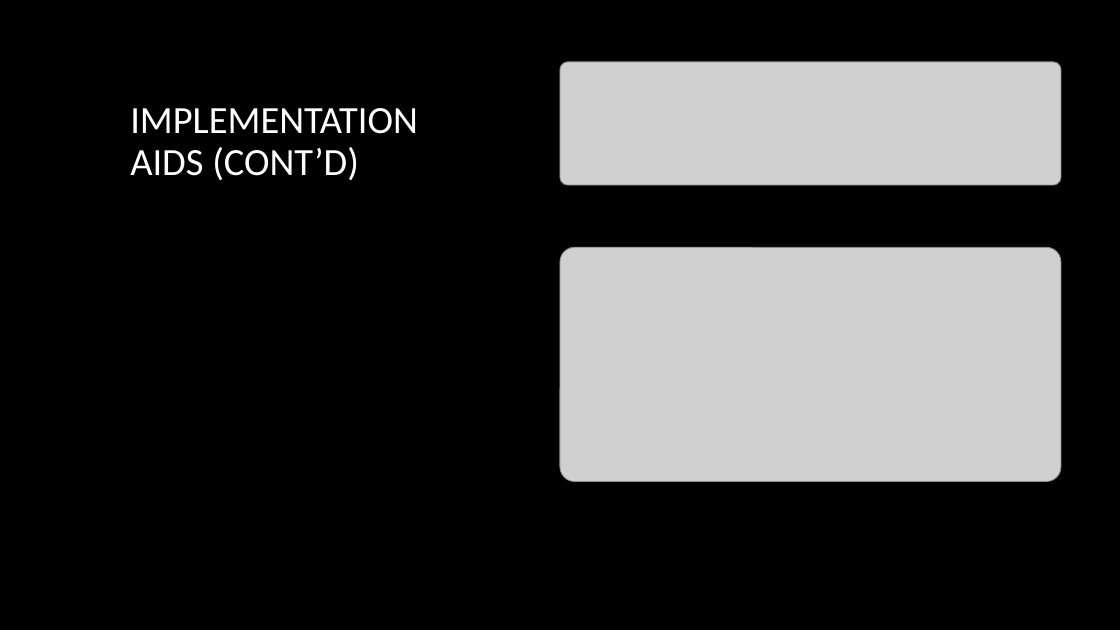
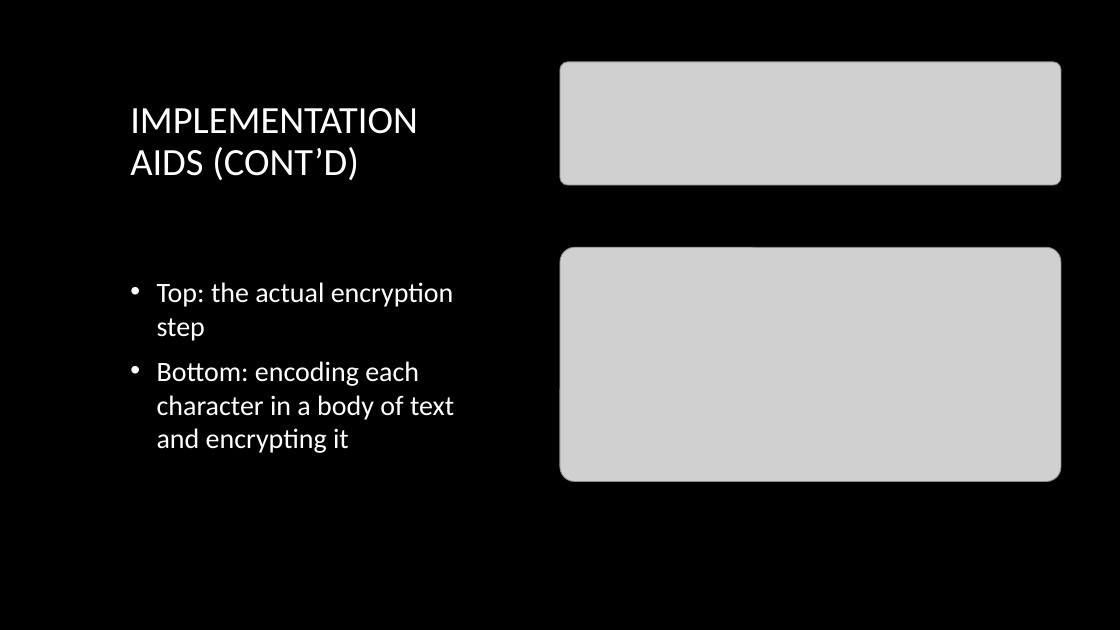
Before and after one commit to Deravadom/PostQuantumComputation, a slide deck: slide 9 of rsa/pres/rsa_presentation.pptx. Drawn at 1120x630 pixels with LibreOffice and Linux fonts; fonts in the diff are those of the drawing; grey boxes stand for pictures; background and template pictures are left out. Boxes give left, top, right and bottom in pixels: in the first picture for what was removed or moved away, otherwise in the second. Text is boxed around its words. In the diff, an @@ line names an element or a change of style, - is before the commit and + after.

```diff
--- a/rsa/pres/rsa_presentation.pptx
+++ b/rsa/pres/rsa_presentation.pptx
@@ text added at (157,282,454,453), 24 pt, text #FFFFFF @@
+• Top: the actual encryption step
+• Bottom: encoding each character in a body of text and encrypting it
```
Also in this commit, not shown: 7 other slides changed, 4 other files.
